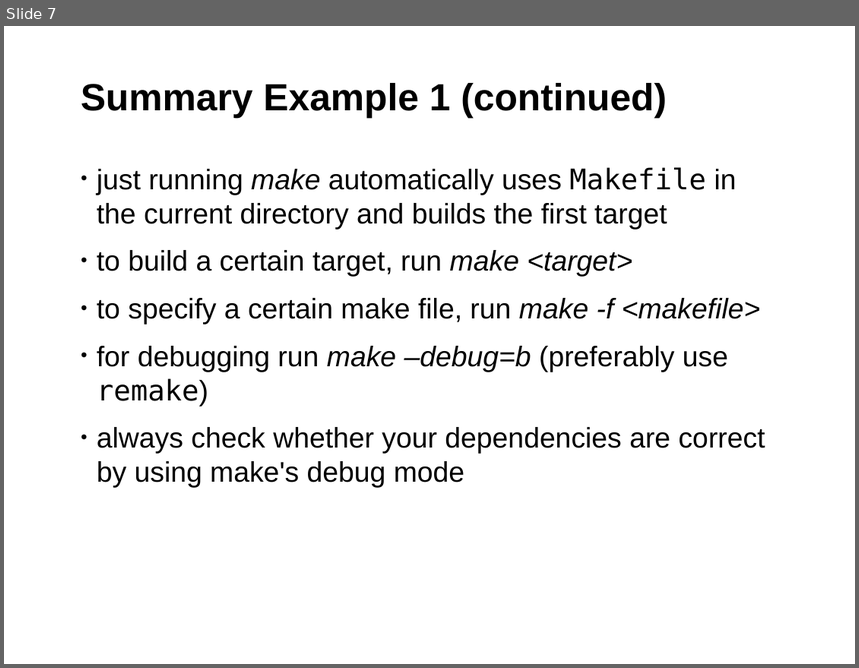
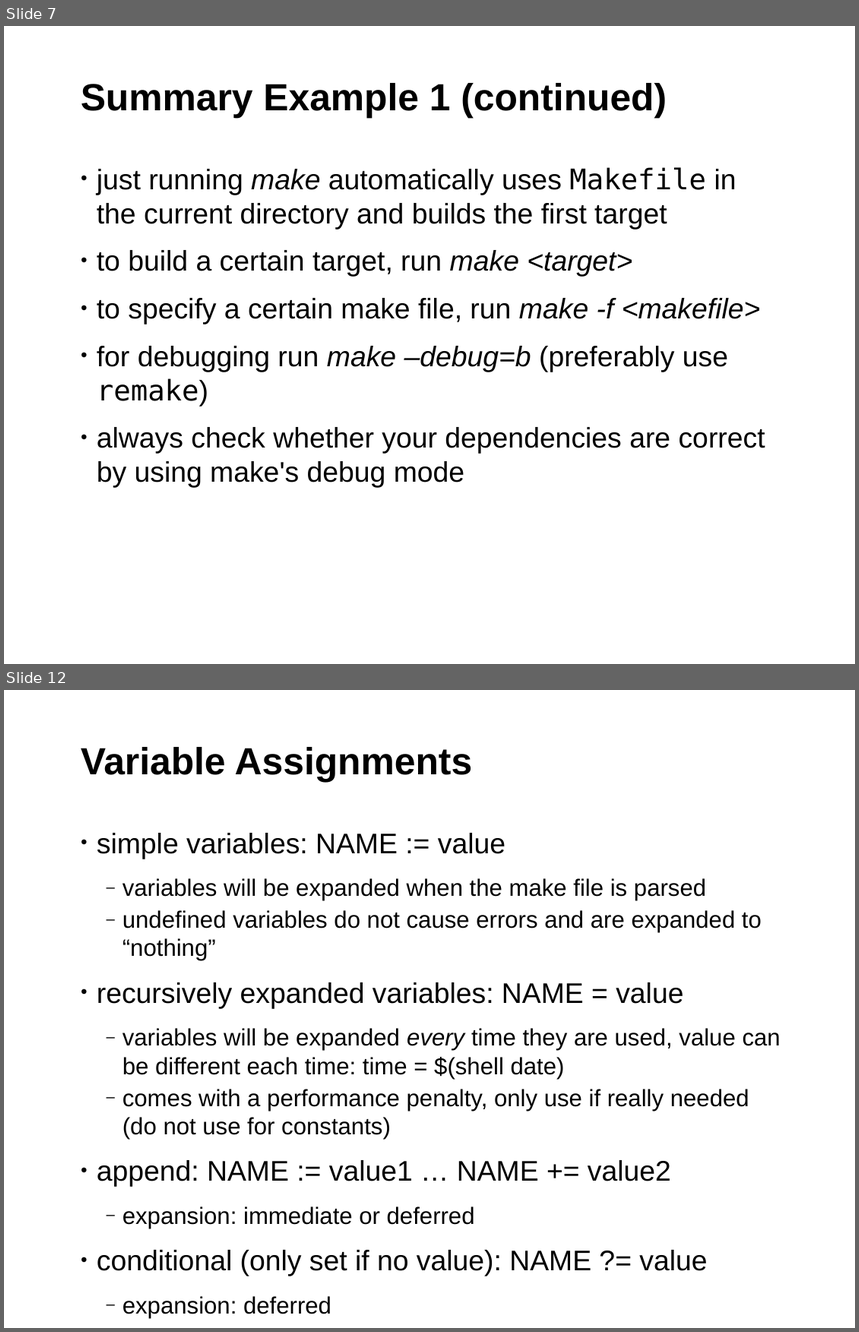
Before and after one commit to fsundermeyer/GNU_make_workshop, a slide deck: GNU_make_03_2015.odp. Shown one above the other, each under a label of ours: slide 7 before the commit, slides 7 and 12 after it; the slides between them are not shown. The pictures are 859x668 and 859x1332 pixels, drawn with LibreOffice and Linux fonts; fonts in the diff are those of the drawing; background and template pictures are left out. Boxes give left, top, right and bottom in pixels: in the first picture for what was removed or moved away, otherwise in the second. Text is boxed around its words. In the diff, an @@ line names an element or a change of style, - is before the commit and + after.

Commit message:
Part 2 of the GNU Make Workshop
Explaining rules, rule types, variables and vpath. The example contains an
enhanced version of the basic makefile using the stuff learned in this lesson.

```diff
--- a/GNU_make_03_2015.odp
+++ b/GNU_make_03_2015.odp
@@ slide 12 added at (4, 690, 855, 1328), background #FFFFFF; not listed: 1 template element that a slide beside it also shows @@
@@ title added at (81, 747, 473, 783), 32 pt, text #000000, bold @@
+Variable Assignments
@@ text added at (97, 833, 781, 1319), 20 pt, text #000000 @@
+• simple variables: NAME := value
+  ‒ variables will be expanded when the make file is parsed
+  ‒ undefined variables do not cause errors and are expanded to “nothing”
+• recursively expanded variables: NAME = value
+  ‒ variables will be expanded every time they are used, value can be different each time: time = $(shell date)
+  ‒ comes with a performance penalty, only use if really needed (do not use for constants)
+• append: NAME := value1 … NAME += value2
+  ‒ expansion: immediate or deferred
+• conditional (only set if no value): NAME ?= value
+  ‒ expansion: deferred
```
Also in this commit, not shown: 12 other slides added, 1 other file.
